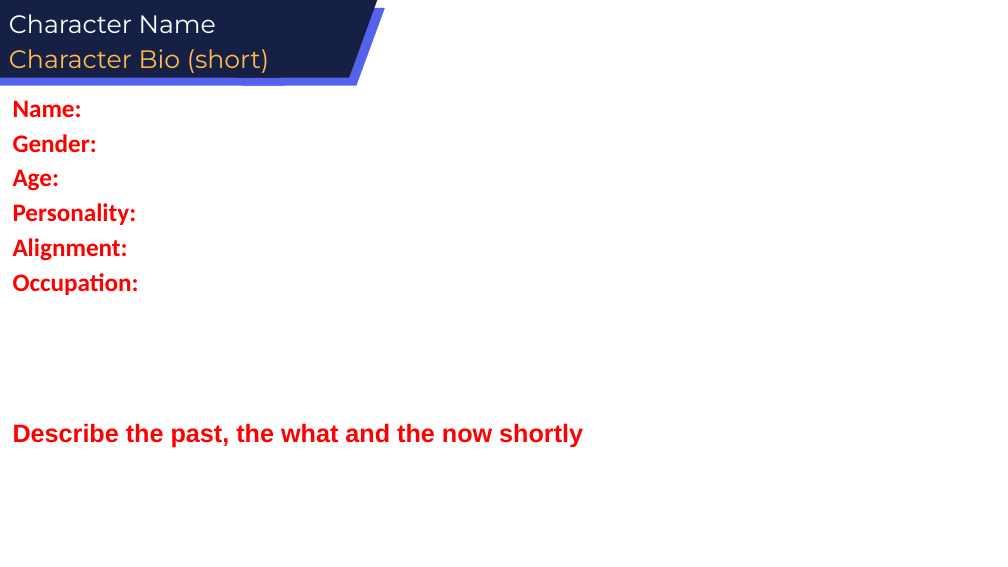
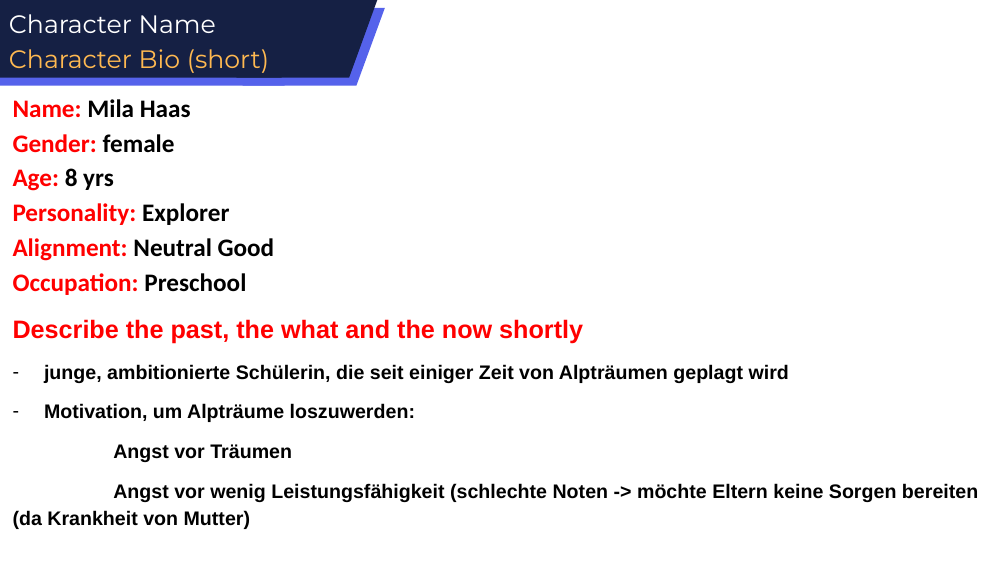
Before and after one commit to E1kari/Game-Jaaaam, a slide deck: slide 3 of Design Stuff/Narrativ/Kunden/1.1 MilaHaas.pptx. Drawn at 1008x567 pixels with LibreOffice and Linux fonts; fonts in the diff are those of the drawing. Boxes give left, top, right and bottom in pixels: in the first picture for what was removed or moved away, otherwise in the second. Text is boxed around its words. In the diff, an @@ line names an element or a change of style, - is before the commit and + after.

```diff
--- a/Design Stuff/Narrativ/Kunden/1.1 MilaHaas.pptx
+++ b/Design Stuff/Narrativ/Kunden/1.1 MilaHaas.pptx
@@ text at [13,99,275,295]: text changed @@
-Name:
-Gender:
-Age:
-Personality:
-Alignment:
-Occupation:
+Name: Mila Haas
+Gender: female
+Age: 8 yrs
+Personality: Explorer
+Alignment: Neutral Good
+Occupation: Preschool
@@ text at [13,364,978,529]: paragraphs added @@
+– junge, ambitionierte Schülerin, die seit einiger Zeit von Alpträumen geplagt wird
+– Motivation, um Alpträume loszuwerden:
+  Angst vor Träumen
+  Angst vor wenig Leistungsfähigkeit (schlechte Noten -> möchte Eltern keine Sorgen bereiten (da Krankheit von Mutter)
```
Also in this commit, not shown: 3 other slides changed, 3 slides removed, 2 other files.
